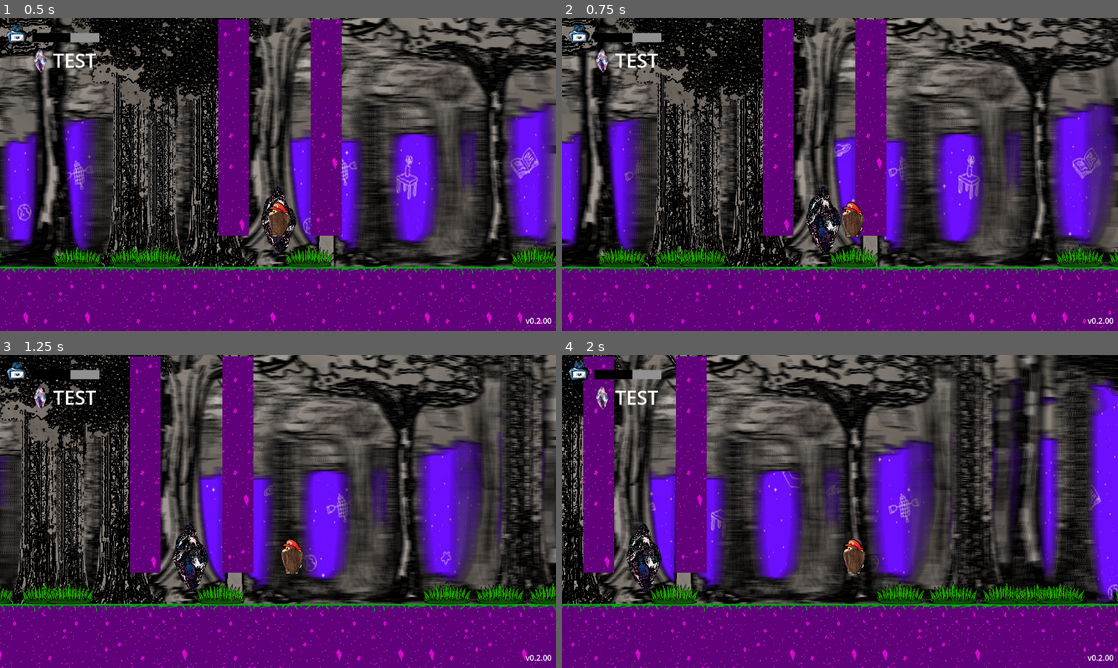
Above: before the commit, frames 1-4 (two rows, left to right).
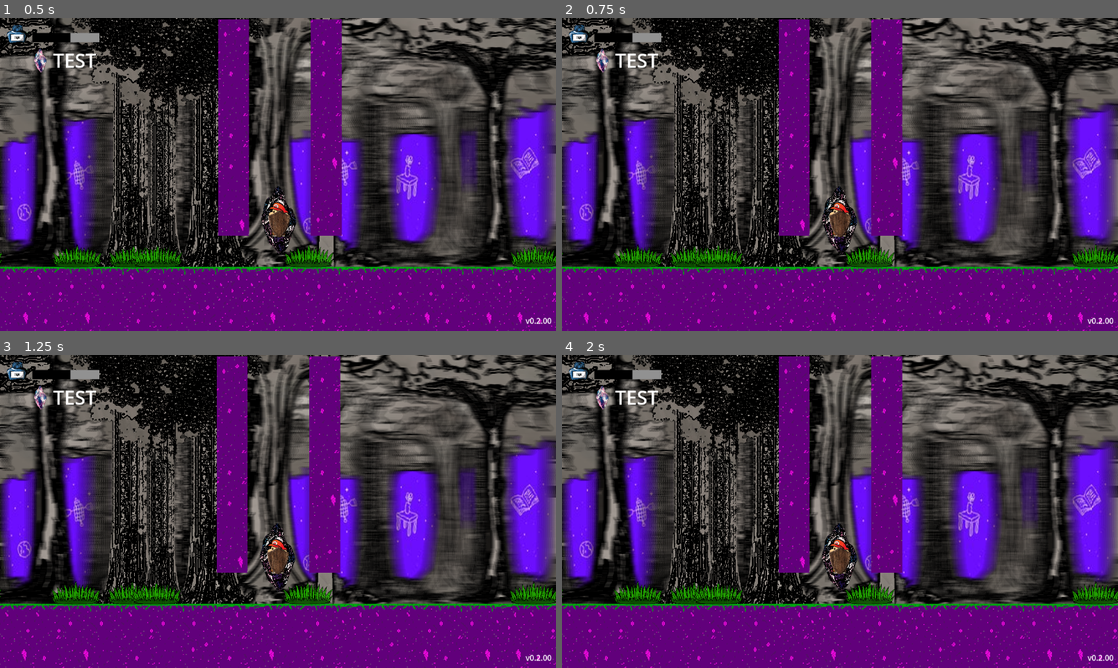
Above: after the commit, the same moments.

Repository: Jontaybr24/ShardsOfEikyo
Game: Godot game, scene res://Scenes/Levels/arena.tscn
Two runs of this game, one before a commit and one after it. Both use one fixed random seed, a clock stepped at 60 frames per second and the inputs below. Sound files missing from this copy of the repository are replaced by a short silence.
Inputs:
- Up to frame 1 (0.5 s): no input
- Up to frame 2 (0.75 s): tap Enter (confirm) at 0.5 s; hold Right (right) from 0.53 s (still down); hold A (attack) from 0.53 s (still down)
- Up to frame 3 (1.25 s): keep holding Right (right); keep holding A (attack); tap Space (jump) at 0.77, 1.07 s; tap Shift (dash) at 0.8 s
- Up to frame 4 (2 s): keep holding Right (right); release A (attack) at 1.28 s; tap Shift (dash) at 1.35 s; tap Space (jump) at 1.52, 1.55, 1.82 s

Frame 1 is identical in both runs. In frame 2, 57% of the frame differs, in the area x 0-100%, y 0-100%; in frame 3, 62%; in frame 4, 68%.
Error in both runs: Invalid access to property or key 'ELEMENTS' on a base object of type 'Nil'. (res://Scripts/naiko.gd:17)

Commit message:
worked on shard vines again, sprint stuck on release

Diff:
--- a/Scripts/States/Player/PlayerAttack.gd
+++ b/Scripts/States/Player/PlayerAttack.gd
@@ -47,7 +47,8 @@
 func Update(delta: float):
 	if player.CONDITIONS.SUSPENDED not in player.current_states:
 		player.dir = Input.get_axis("left", "right")
-		var speed = player.move_speed * (player.sprint_multiplier if player.sprinting else 1.0)
+		var speed = player.move_speed * (player.sprint_multiplier\
+		if player.CONDITIONS.SPRINTING in player.current_states else 1.0)
 		player.position.x += player.dir * speed * delta
 
 	if Input.is_action_just_released("dash"):
--- a/Scripts/States/Player/PlayerBlock.gd
+++ b/Scripts/States/Player/PlayerBlock.gd
@@ -16,7 +16,8 @@
 	player.current_states.append(player.CONDITIONS.BLOCK)
 	above_ground = true
 	direction = Input.get_axis("left", "right")
-	speed = player.move_speed * (player.sprint_multiplier if player.sprinting else 1.0)
+	speed = player.move_speed * (player.sprint_multiplier\
+	if player.CONDITIONS.SPRINTING in player.current_states else 1.0)
 
 func Exit():
 	player.shield.hide()
@@ -25,7 +26,8 @@
 
 func Update(delta: float):
 	if player.CONDITIONS.SUSPENDED not in player.current_states and above_ground:
-		player.position.x += direction * speed * delta
+		player.position.x += direction * speed * (player.slow_multiplier\
+		if player.CONDITIONS.STUCK in player.current_states else 1) * delta
 
 	if player.is_on_floor():
 		above_ground = false
--- a/Scripts/States/Player/PlayerDash.gd
+++ b/Scripts/States/Player/PlayerDash.gd
@@ -15,6 +15,7 @@
 	player.position.y -= 5
 	dash_start_pos = player.global_position.x
 	player.current_states.append(player.CONDITIONS.INVULNERABLE)
+	player.current_states.erase(player.CONDITIONS.STUCK)
 	player.set_collision_mask_value(3, false)
 	TypeManager.set_collision_mask_type(player, TypeManager.ELEMENTS.INK, true)
 	dir = player.last_dir if new_dir == 0 else sign(new_dir)
--- a/Scripts/States/Player/PlayerInput.gd
+++ b/Scripts/States/Player/PlayerInput.gd
@@ -15,7 +15,7 @@
 func Exit():
 	player.boosting_jump = false
 	player.channeling = false
-	if not perserve_sprint: player.sprinting = false
+	if not perserve_sprint: player.current_states.erase(player.CONDITIONS.SPRINTING)
 
 func Update(delta: float):
 	if not player:
@@ -25,18 +25,19 @@
 		interaction_timer -= delta
 
 	if Input.is_action_just_pressed("jump") and player.is_on_floor() and player.interactables.size() == 0:
-		player.jump(1.15 if player.sprinting else 1)
+		player.jump(1.15 if player.CONDITIONS.SPRINTING in player.current_states else 1)
 
 	if player.buffered_input == 'jump' and (player.is_on_floor() or player.jump_ready):
-		player.jump(1.15 if player.sprinting else 1)
+		player.jump(1.15 if player.CONDITIONS.SPRINTING in player.current_states else 1)
 		player.buffered_input = ''
 
 	if Input.is_action_just_released("jump"):
 		player.boosting_jump = false
 
 	player.dir = Input.get_axis("left", "right")
-	var speed = player.move_speed * (player.sprint_multiplier if player.sprinting else 1.0)\
-	* (player.slow_multiplier if player.stuck else 1.0)
+	var speed = player.move_speed * (player.sprint_multiplier if player.CONDITIONS.SPRINTING\
+	in player.current_states else 1.0) * (player.slow_multiplier if player.CONDITIONS.STUCK\
+	in player.current_states else 1.0)
 	player.position.x += player.dir * speed * delta
 
 	if player.is_on_floor():
@@ -97,9 +98,15 @@
 		if Input.is_action_just_pressed('dash') and player.dash_timer < 0:
 			Transitioned.emit(self, "dash")
 		if Input.is_action_pressed("dash") and player.is_on_floor():
-			player.sprinting = true
+				player.current_states.append(player.CONDITIONS.SPRINTING)
 		if Input.is_action_just_released("dash"):
-			player.sprinting = false
+			player.current_states.erase(player.CONDITIONS.SPRINTING)
+
+	if Input.is_action_just_released("dash"):
+		player.current_states.erase(player.CONDITIONS.SPRINTING)
+
+	if player.CONDITIONS.SPRINTING in player.current_states and not Input.is_action_pressed("dash"):
+		player.current_states.erase(player.CONDITIONS.SPRINTING)
 
 	if Input.is_action_just_pressed('heal') and player.current_ink < player.data.max_ink:
 		Transitioned.emit(self, "heal")
--- a/Scripts/naiko.gd
+++ b/Scripts/naiko.gd
@@ -73,6 +73,8 @@
 	CHANNEL,
 	SUSPENDED,
 	JUMPING,
+	STUCK,
+	SPRINTING,
 }
 
 var current_states = []
@@ -123,8 +125,6 @@
 var kill_velocity = 50
 var can_climb = false
 var boosting_jump = false
-var sprinting = false
-var stuck = false
 
 # dash
 var dash_timer = 0
@@ -209,8 +209,6 @@
 			emit_signal("shield_available", not shield_broke)
 			shield.material.set_shader_parameter("tint", Color.WHITE)
 
-	if sprinting and not Input.is_action_pressed("dash"):
-		sprinting = false
 
 	if channeling:
 		channel_aura.show()
@@ -296,11 +294,12 @@
 		var tile_type = current_tile.get_custom_data("tile_type")
 		match tile_type:
 			"shard_vine":
-				stuck = true
+				current_states.append(CONDITIONS.STUCK)
+				current_states.erase(CONDITIONS.SPRINTING)
 			_:
 				print("Not Vine")
 	else:
-		stuck = false
+		current_states.erase(CONDITIONS.STUCK)
 
 func add_ink(amount):
 	if amount > 1 and current_ink < data.max_ink:
@@ -364,7 +363,7 @@
 func freeze():
 	current_states.append(CONDITIONS.SUSPENDED)
 	velocity = Vector2(velocity.x, 0)
-	sprinting = false
+	current_states.erase(CONDITIONS.SPRINTING)
 
 func unfreeze():
 	current_states.erase(CONDITIONS.SUSPENDED)
